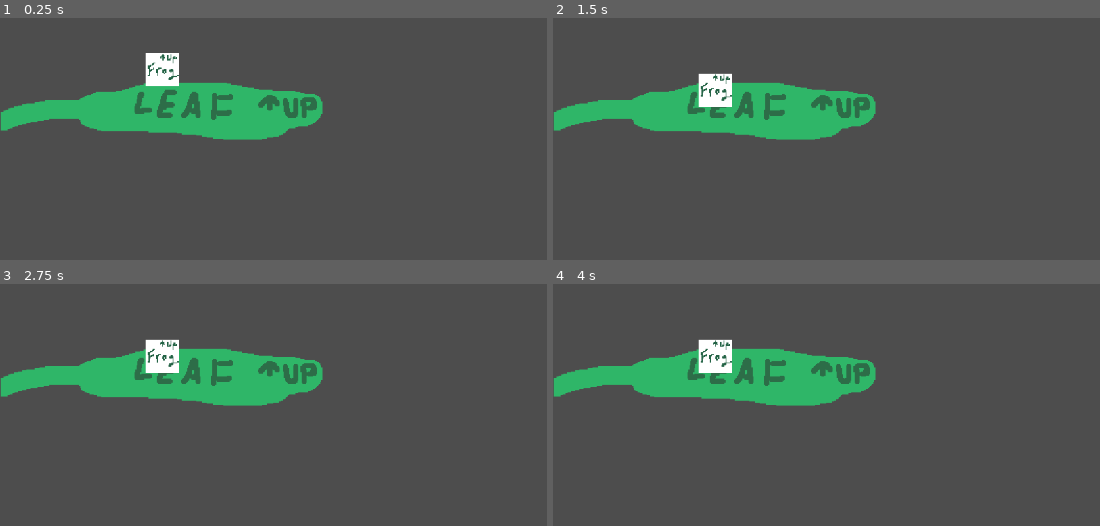
Above: before the commit, frames 1-4 (two rows, left to right).
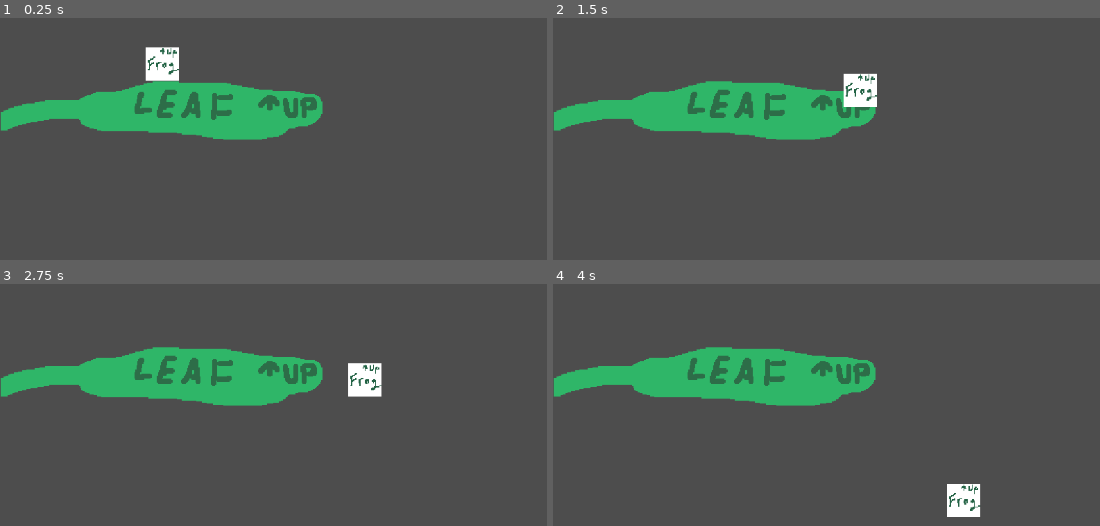
Above: after the commit, the same moments.

Repository: Brainthread/PondsideCafe
Game: Godot game, scene res://Scenes/Stages/café.tscn
Two runs of this game, one before a commit and one after it. Both use one fixed random seed, a clock stepped at 60 frames per second and the inputs below.
Inputs (mouse positions are in pixels of both pictures, inside the frame that each line leads up to):
- Up to frame 1 (0.25 s): no input
- Up to frame 2 (1.5 s): move the mouse to (outside the picture) at 0.52 s; tap Space (jump) at 0.6, 0.77, 1.07, 1.35 s; move the mouse to (793, 97) at 1.27 s
- Up to frame 3 (2.75 s): tap Space (jump) at 1.52, 1.82, 2.1 s; move the mouse to (outside the picture) at 2.02 s
- Up to frame 4 (4 s): move the mouse to (914, 431) at 2.77 s; tap Space (jump) at 2.85, 3.02, 3.32, 3.6, 3.77 s; move the mouse to (outside the picture) at 3.52 s

The runs differ from the first frame. In frame 1, 0.6% of the frame differs, in the area x 26-33%, y 11-29%; in frame 2, 1.7%; in frame 3, 1.7%, in the area x 26-70%, y 22-47%; in frame 4, 1.7%.

Commit message:
Restructure files, implement jump

Diff:
--- a/Source/Scenes/Stages/Frog.gd
+++ b/Source/Scenes/Stages/Frog.gd
@@ -1,4 +1,6 @@
 extends RigidBody2D
+
+var jumpForce = 300;
 
 
 # Called when the node enters the scene tree for the first time.
@@ -13,10 +15,14 @@
 
 
 func _handleInput(delta):
-	var mouseposition = get_viewport().get_mouse_position()
+	var mouseposition = get_global_mouse_position()
 	var relativeMouseposition = position - mouseposition
+	var jumpVelocity = Vector2(0,0)
+	jumpVelocity = -relativeMouseposition.normalized() * jumpForce
+
 	if(Input.is_action_just_pressed("jump")):
-		print(relativeMouseposition)
+		print("Jumped! " + str(jumpVelocity))
+		linear_velocity = jumpVelocity;
 
 
 	pass
--- a/Source/Scenes/Stages/café.tscn
+++ b/Source/Scenes/Stages/café.tscn
@@ -23,6 +23,8 @@
 
 [node name="Frog" type="RigidBody2D" parent="."]
 position = Vector2(-228, -35)
+gravity_scale = 0.8
+lock_rotation = true
 script = ExtResource("1_cd75n")
 
 [node name="Sprite2D" type="Sprite2D" parent="Frog"]
@@ -33,9 +35,13 @@
 [node name="CollisionShape2D" type="CollisionShape2D" parent="Frog"]
 shape = SubResource("RectangleShape2D_0t7av")
 
+[node name="RayCast2D" type="RayCast2D" parent="Frog"]
+target_position = Vector2(0, 24)
+
 [node name="StaticBody2D" type="StaticBody2D" parent="."]
 z_index = -5
 position = Vector2(-223, 31)
+metadata/IsGround = true
 
 [node name="CollisionShape2D" type="CollisionShape2D" parent="StaticBody2D"]
 position = Vector2(-5.5, 15.25)
Binary file added: Source/Sprites/Frog.png
Not shown, added: Source/Sprites/Frog.png.import
Renamed: Source/tree_background.png -> Source/Sprites/tree_background.png
Not shown, added: Source/Sprites/tree_background.png.import
